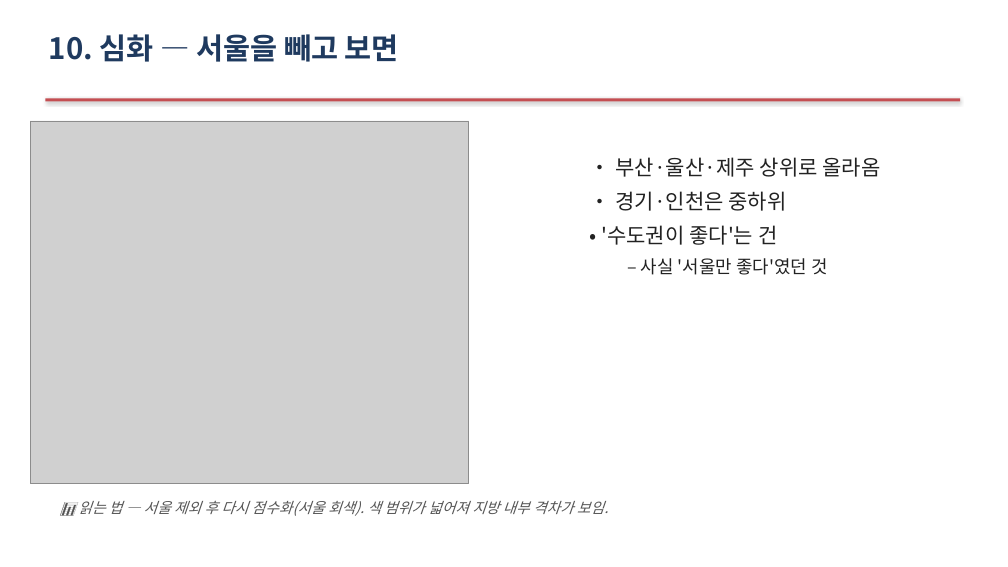
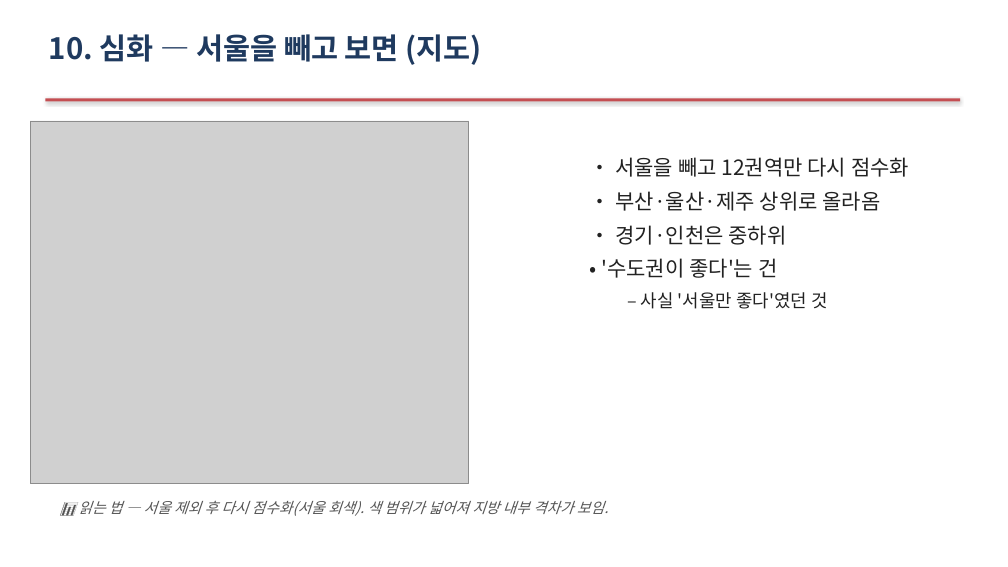
Before and after one commit to Allenkeem/llai-project, a slide deck: slide 15 of reports/발표자료.pptx. Drawn at 1008x567 pixels with LibreOffice and Linux fonts; fonts in the diff are those of the drawing; grey boxes stand for pictures. Boxes give left, top, right and bottom in pixels: in the first picture for what was removed or moved away, otherwise in the second. Text is boxed around its words. In the diff, an @@ line names an element or a change of style, - is before the commit and + after.

```diff
--- a/reports/발표자료.pptx
+++ b/reports/발표자료.pptx
@@ text at (49,34,482,65): text changed @@
-10. 심화 — 서울을 빼고 보면
+10. 심화 — 서울을 빼고 보면 (지도)
@@ text at (615,157,909,177): paragraph added @@
+• 서울을 빼고 12권역만 다시 점수화
```
Also in this commit, not shown: 4 other slides changed, 1 slide added, 1 other file.
